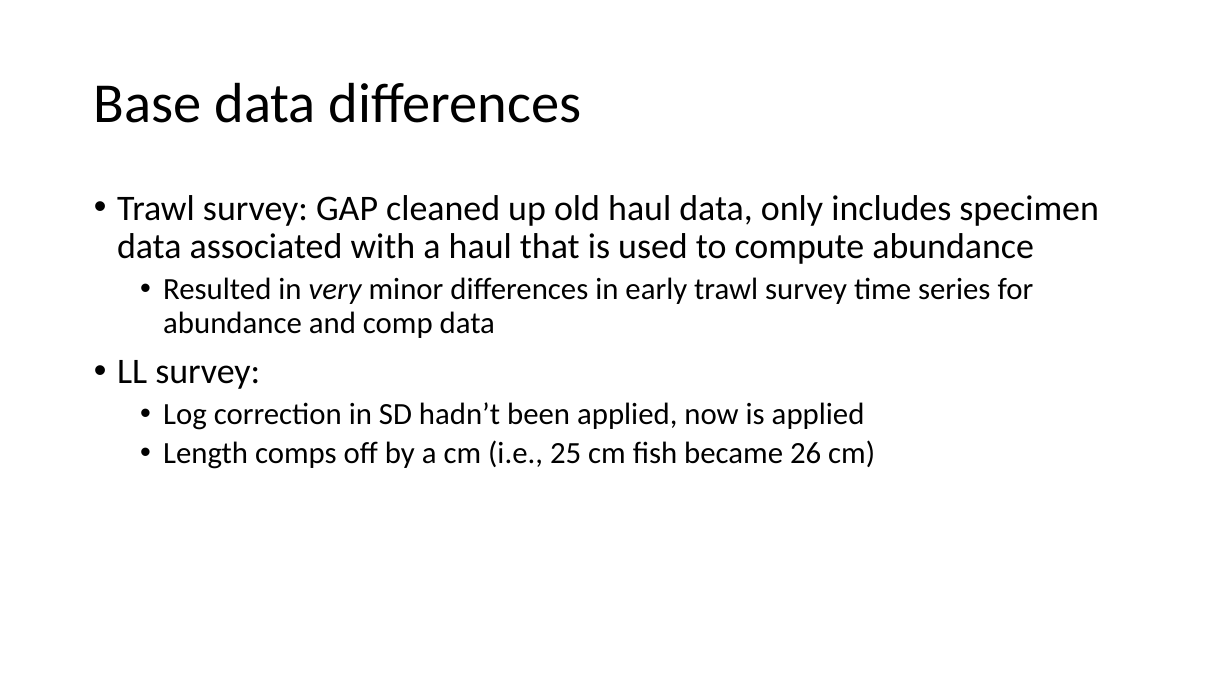
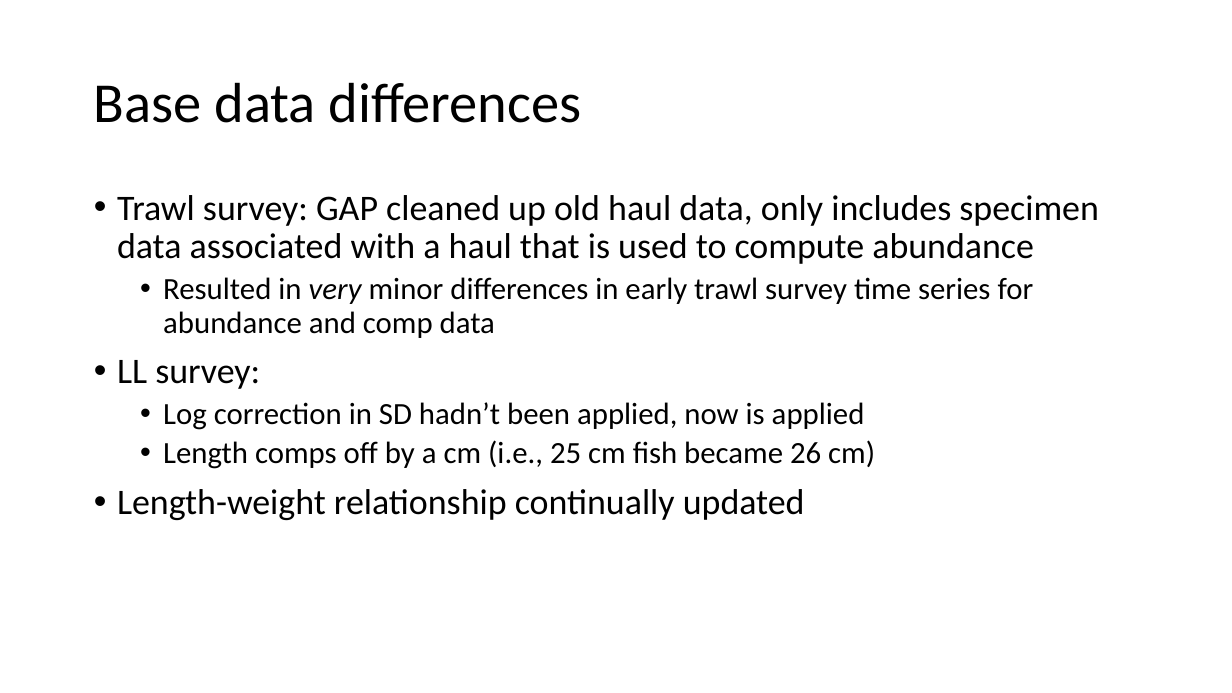
Before and after one commit to pete-hulson/goa_pcod, a slide deck: slide 1 of 2024/presentation/sept_pt/sept_pt_notes.pptx. Drawn at 1232x693 pixels with LibreOffice and Linux fonts; fonts in the diff are those of the drawing. Boxes give left, top, right and bottom in pixels: in the first picture for what was removed or moved away, otherwise in the second. Text is boxed around its words. In the diff, an @@ line names an element or a change of style, - is before the commit and + after.

```diff
--- a/2024/presentation/sept_pt/sept_pt_notes.pptx
+++ b/2024/presentation/sept_pt/sept_pt_notes.pptx
@@ text at <box>117,489,805,520</box>: paragraph added @@
+• Length-weight relationship continually updated
```
Also in this commit, not shown: 2 other slides changed, 2 slides added.
